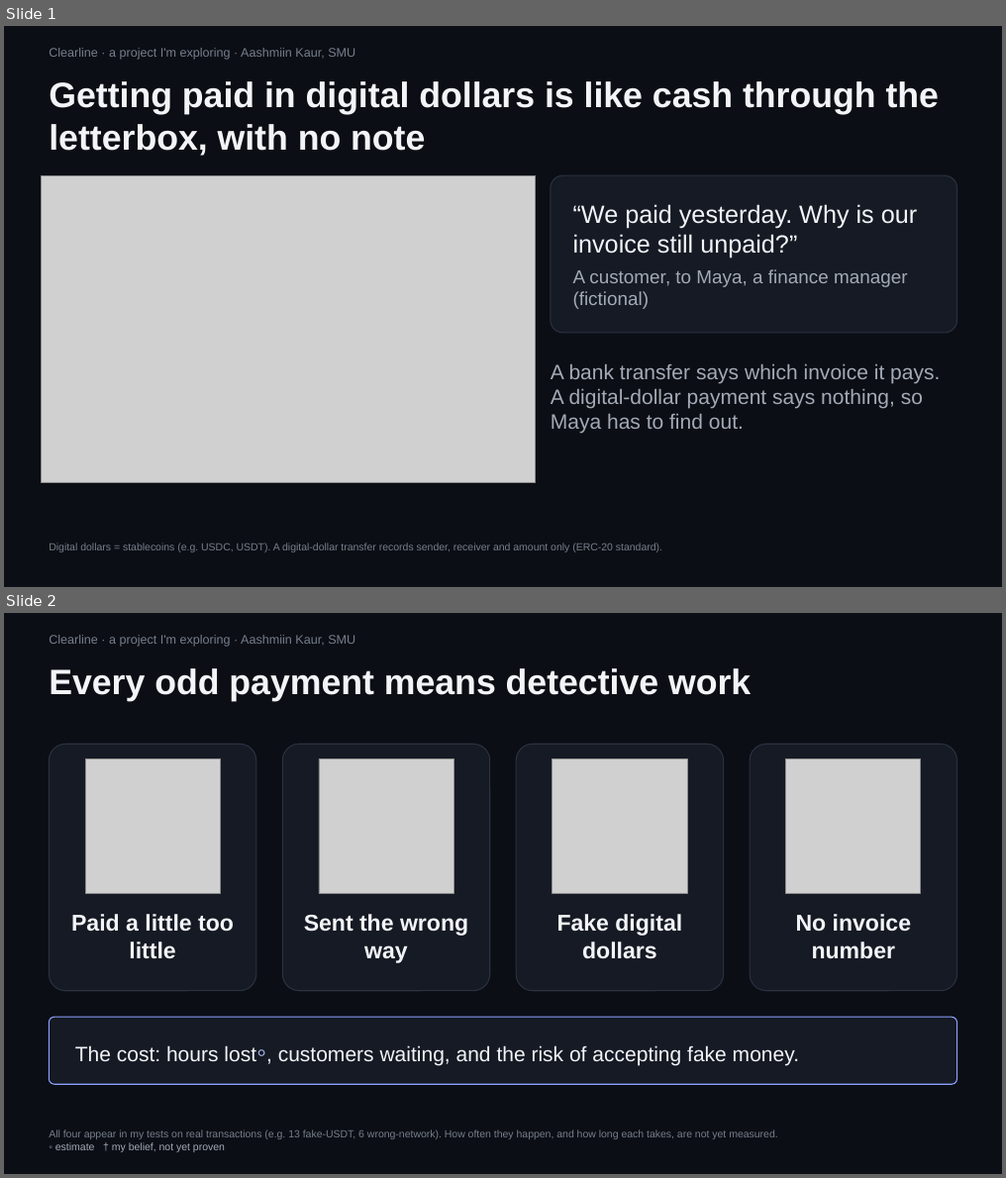
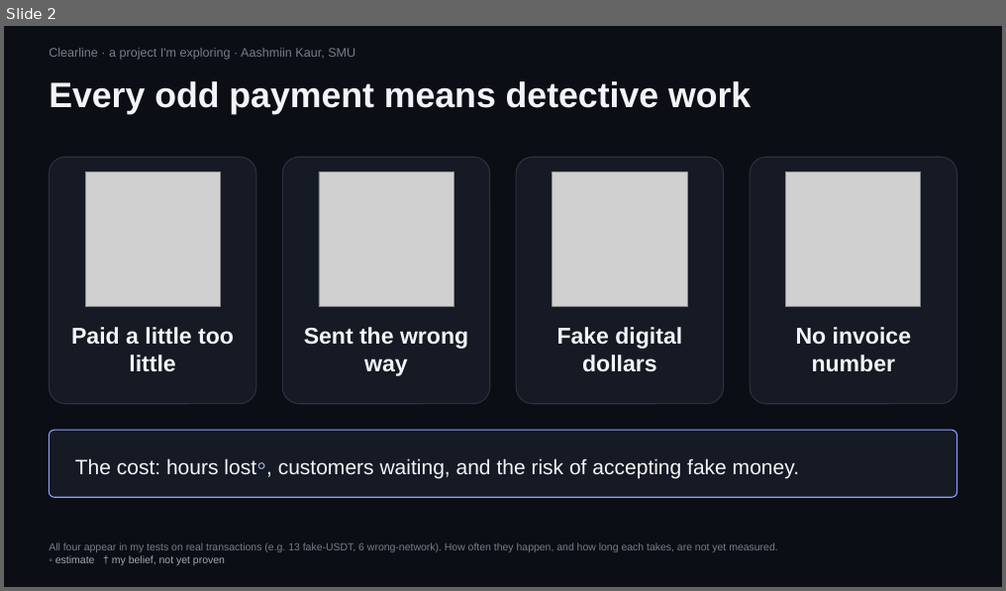
Before and after one commit to trysarathy/investigation-desk, a slide deck: pitch/Clearline_Mentor_Brief_6.pptx. Shown one above the other, each under a label of ours: slides 1 and 2 before the commit, slide 2 after it. The pictures are 1006x1178 and 1006x591 pixels, drawn with LibreOffice and Linux fonts; fonts in the diff are those of the drawing; grey boxes stand for pictures. Boxes give left, top, right and bottom in pixels: in the first picture for what was removed or moved away, otherwise in the second. Text is boxed around its words. In the diff, an @@ line names an element or a change of style, - is before the commit and + after.

```diff
--- a/pitch/Clearline_Mentor_Brief_6.pptx
+++ b/pitch/Clearline_Mentor_Brief_6.pptx
@@ slide 1 removed at (4, 26, 1002, 587), background #0B0E14 @@
@@ text removed at (49, 48, 355, 60) @@
-Clearline · a project I'm exploring · Aashmiin Kaur, SMU
@@ text removed at (49, 81, 939, 156) @@
-Getting paid in digital dollars is like cash through the letterbox, with no note
@@ picture removed at (42, 175, 536, 483) @@
@@ rounded rectangle removed at (550, 175, 957, 333) @@
@@ text removed at (573, 204, 917, 309) @@
-“We paid yesterday. Why is our invoice still unpaid?”
-A customer, to Maya, a finance manager (fictional)
@@ text removed at (550, 365, 940, 434) @@
-A bank transfer says which invoice it pays. A digital-dollar payment says nothing, so Maya has to find out.
@@ text removed at (49, 543, 662, 553) @@
-Digital dollars = stablecoins (e.g. USDC, USDT). A digital-dollar transfer records sender, receiver and amount only (ERC-20 standard).
```
Also in this commit, not shown: 1 slide changed, 2 slides added, 1 other slide removed, 8 other files.
